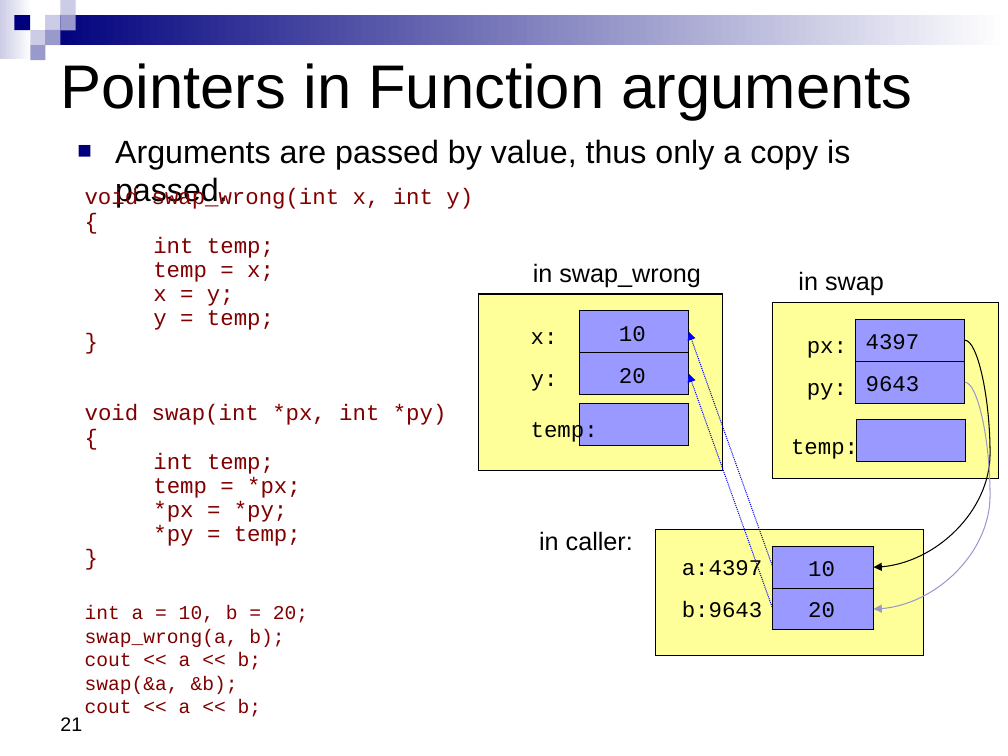
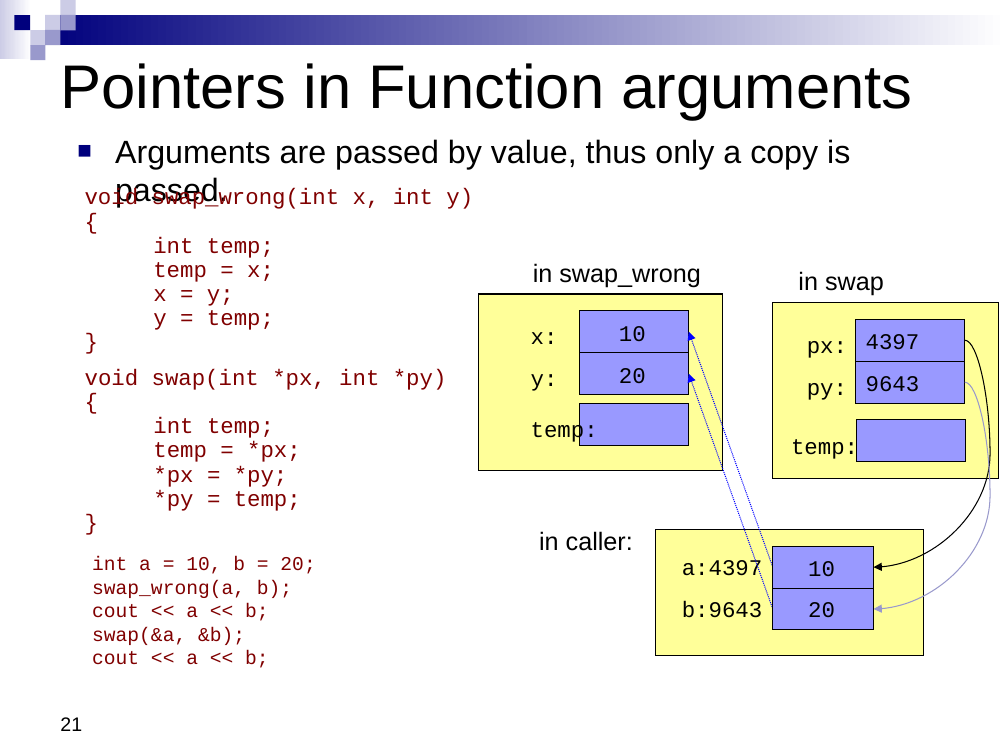
Before and after one commit to Emadalsuwat/emadalsuwat.github.io, a slide deck: slide 21 of DataStructure/Lecture3.pptx. Drawn at 1008x756 pixels with LibreOffice and Linux fonts; fonts in the diff are those of the drawing. Boxes give left, top, right and bottom in pixels: in the first picture for what was removed or moved away, otherwise in the second. Text is boxed around its words. In the diff, an @@ line names an element or a change of style, - is before the commit and + after.

```diff
--- a/DataStructure/Lecture3.pptx
+++ b/DataStructure/Lecture3.pptx
@@ text "void swap(int *px, int *py)": place and size @@
-text "void swap(int *px, int *py)" at <box>85,404,447,546</box>
+text "void swap(int *px, int *py)" at <box>85,369,447,511</box>
@@ text "int a = 10, b ...": place and size @@
-text "int a = 10, b ..." at <box>85,605,308,717</box>
+text "int a = 10, b ..." at <box>92,556,315,668</box>
```
Also in this commit, not shown: 3 other slides changed, 5 other files.
